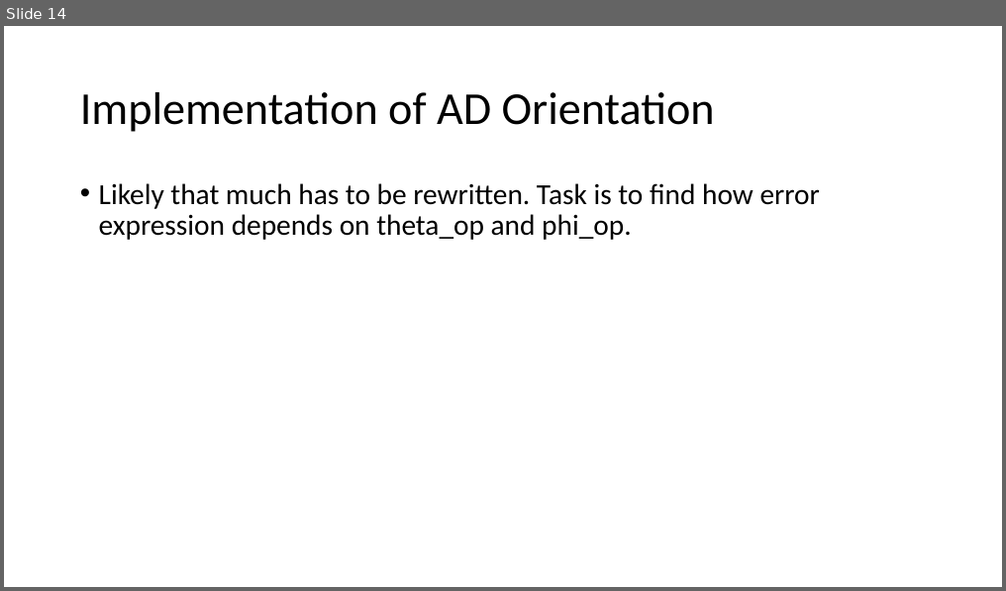
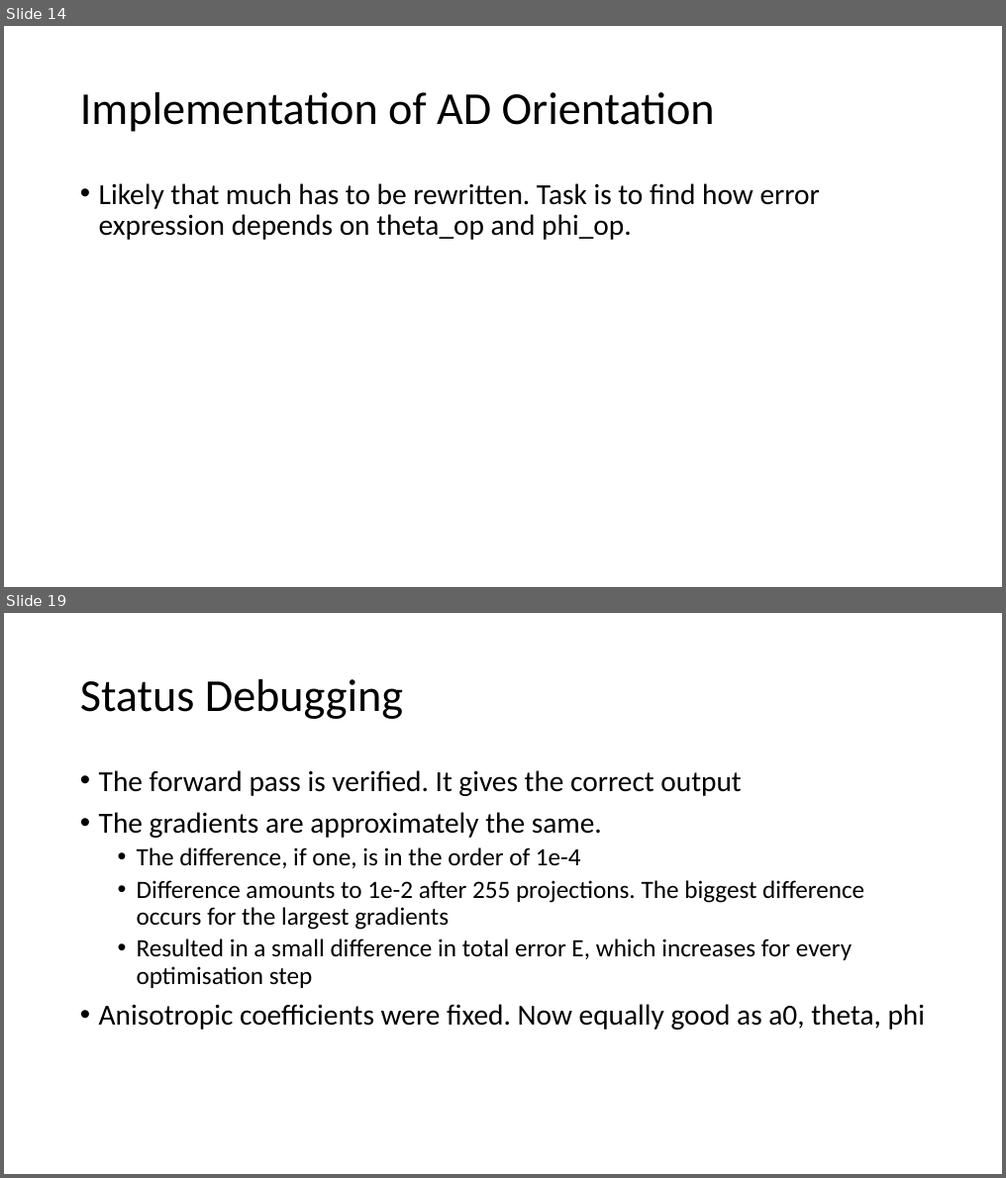
Before and after one commit to RubenDragland/XRD_CT, a slide deck: Doc/20220928 Pres AD Implementation.pptx. Shown one above the other, each under a label of ours: slide 14 before the commit, slides 14 and 19 after it; the slides between them are not shown. The pictures are 1006x591 and 1006x1178 pixels, drawn with LibreOffice and Linux fonts; fonts in the diff are those of the drawing. Boxes give left, top, right and bottom in pixels: in the first picture for what was removed or moved away, otherwise in the second. Text is boxed around its words. In the diff, an @@ line names an element or a change of style, - is before the commit and + after.

```diff
--- a/Doc/20220928 Pres AD Implementation.pptx
+++ b/Doc/20220928 Pres AD Implementation.pptx
@@ slide 19 added at (4, 613, 1002, 1174), background #FFFFFF @@
@@ title added at (80, 679, 403, 719), 44 pt, text #000000 @@
+Status Debugging
@@ text added at (99, 770, 926, 1030), 24 pt, text #000000 @@
+• The forward pass is verified. It gives the correct output
+• The gradients are approximately the same.
+  • The difference, if one, is in the order of 1e-4
+  • Difference amounts to 1e-2 after 255 projections. The biggest difference occurs for the largest gradients
+  • Resulted in a small difference in total error E, which increases for every optimisation step
+• Anisotropic coefficients were fixed. Now equally good as a0, theta, phi
```
Also in this commit, not shown: 9 other slides added.
